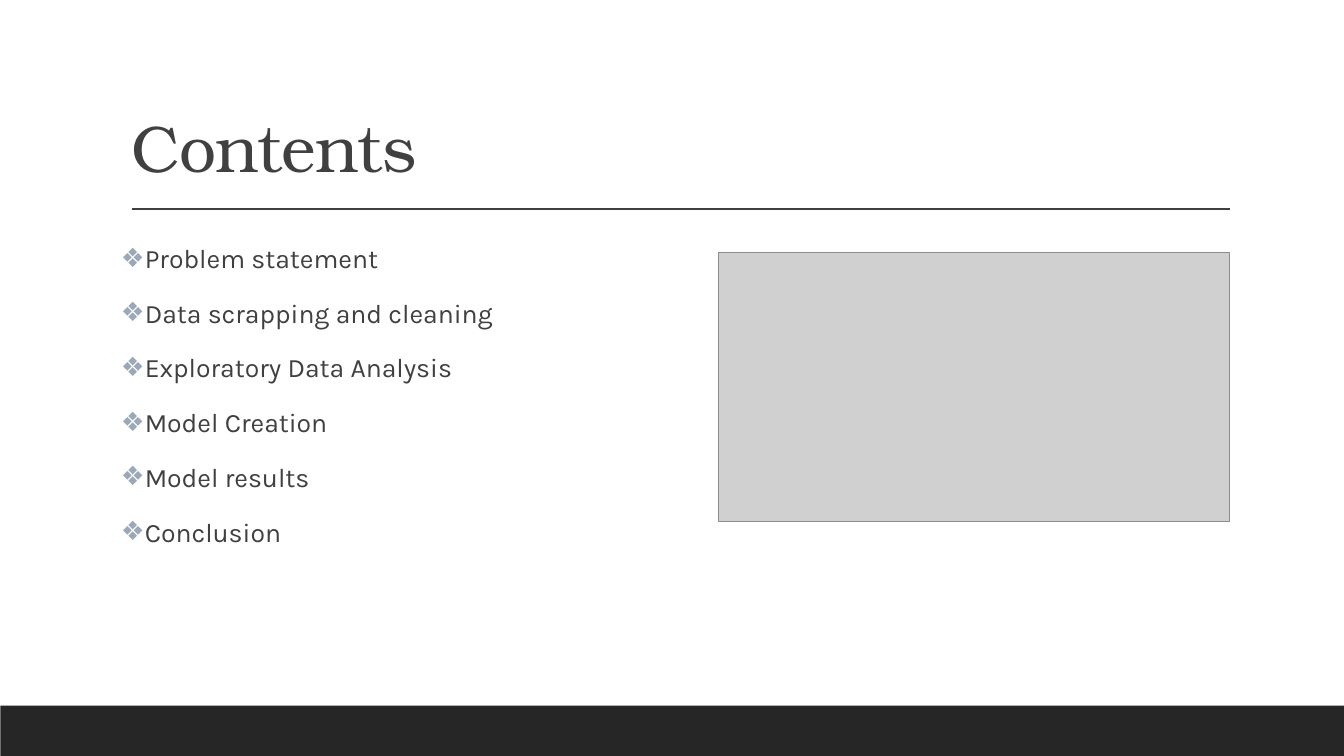
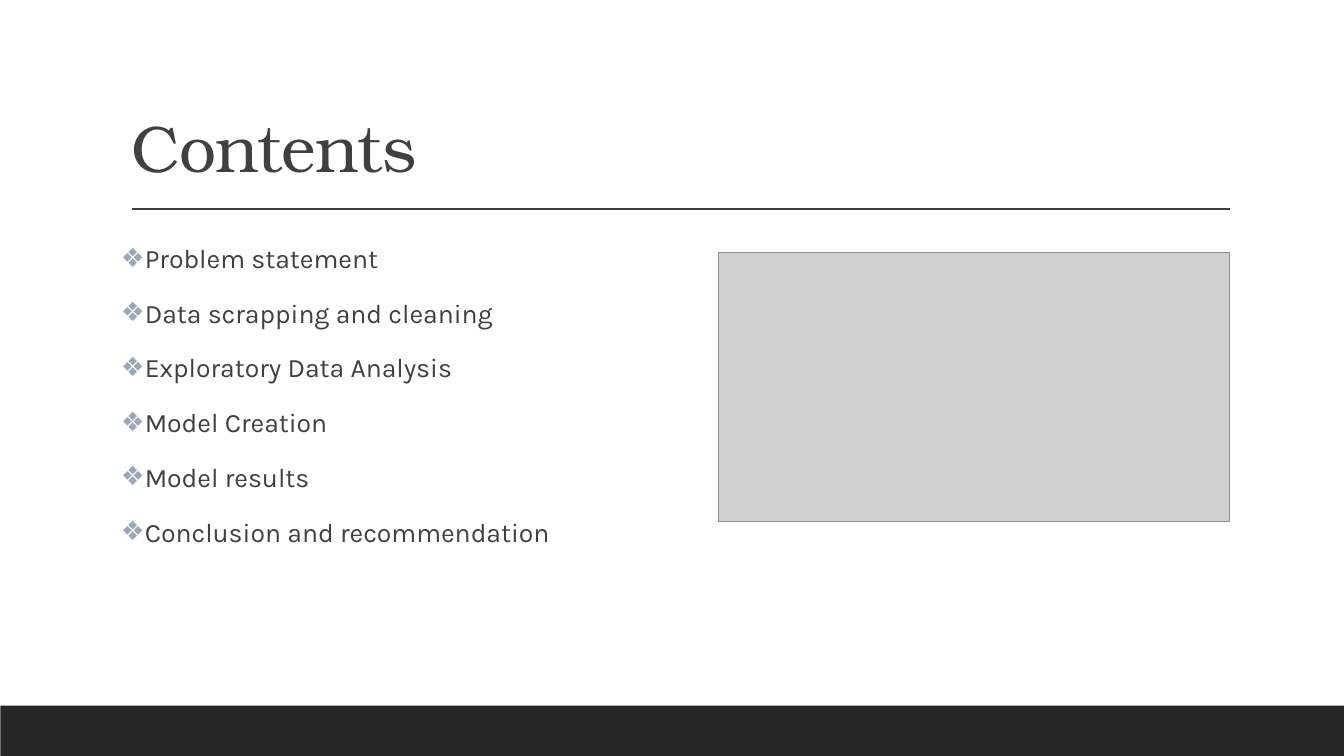
Before and after one commit to kumereshN/dsiprojects, a slide deck: slide 2 of project_3/Project_3_Kumeresh_Investing_vs_Entrepreneur.pptx. Drawn at 1344x756 pixels with LibreOffice and Linux fonts; fonts in the diff are those of the drawing; grey boxes stand for pictures. Boxes give left, top, right and bottom in pixels: in the first picture for what was removed or moved away, otherwise in the second. Text is boxed around its words. In the diff, an @@ line names an element or a change of style, - is before the commit and + after.

```diff
--- a/project_3/Project_3_Kumeresh_Investing_vs_Entrepreneur.pptx
+++ b/project_3/Project_3_Kumeresh_Investing_vs_Entrepreneur.pptx
@@ text at <box>145,523,549,543</box>: text changed @@
-❖ Conclusion
+❖ Conclusion and recommendation
```
Also in this commit, not shown: 1 other slide changed, 1 slide added.
